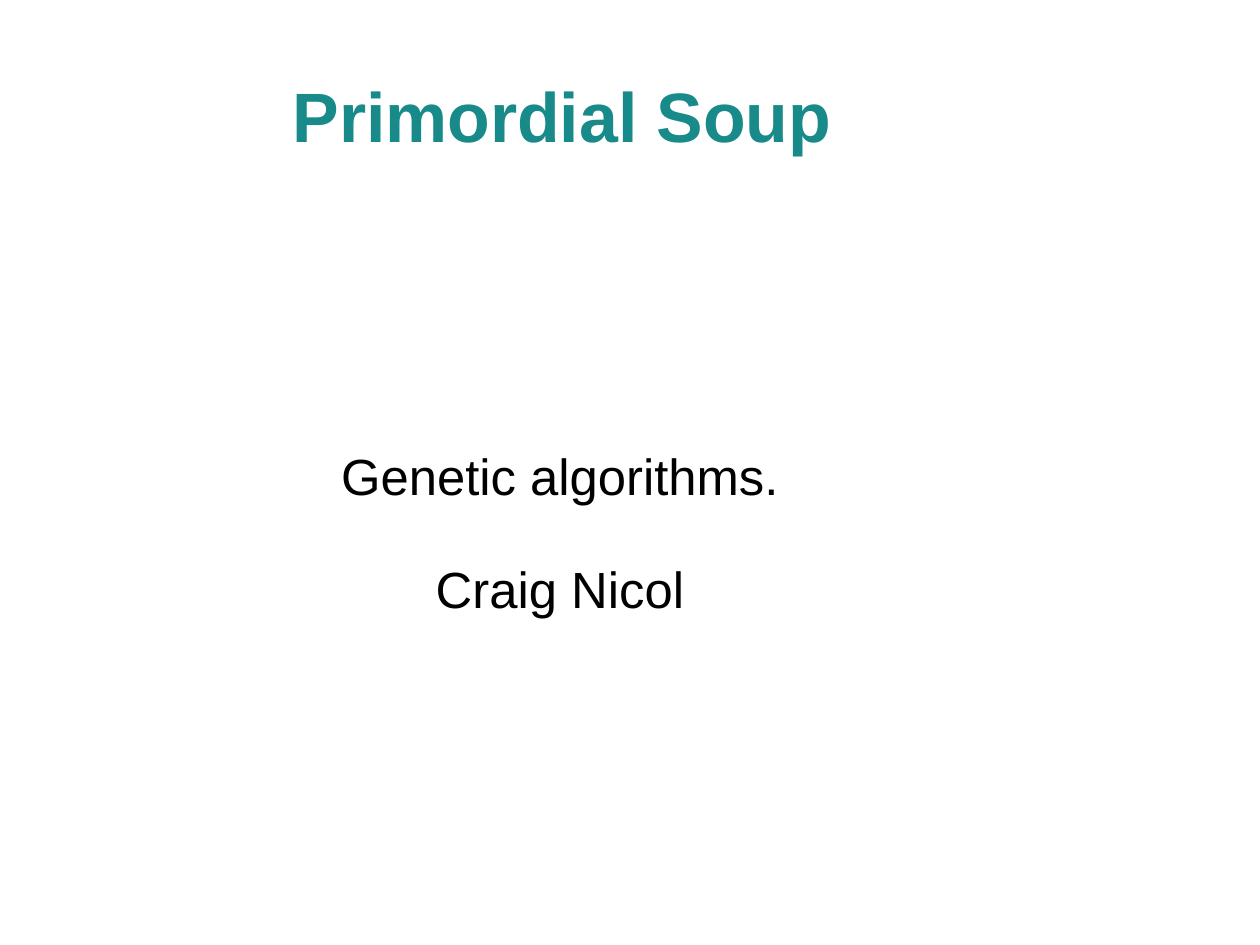
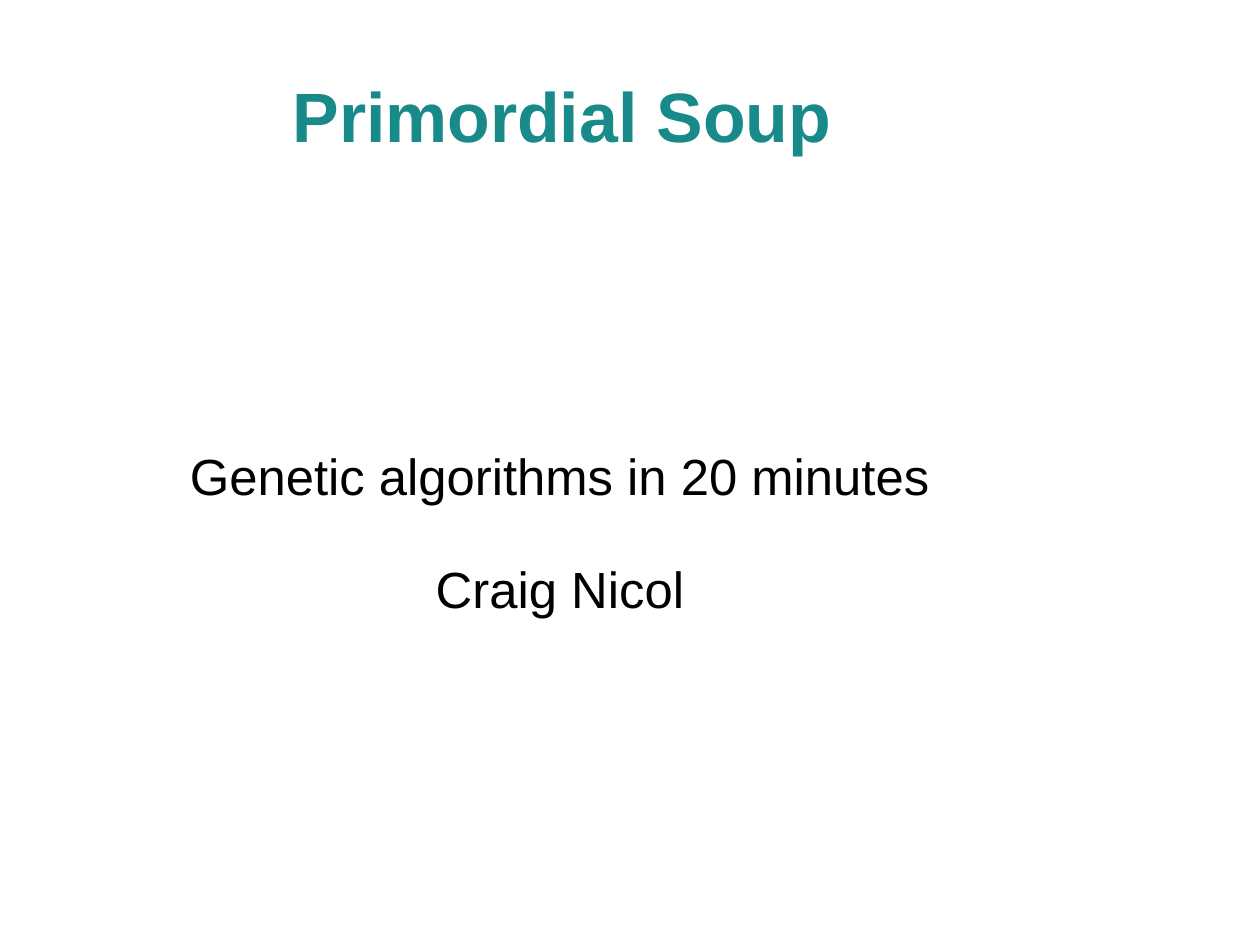
Before and after one commit to craignicol/geneticalgorithmtemplates, a slide deck: slide 1 of talks-and-presentations/techmeetup-glasgow-20090701/GeneticAlgorithms.ppt. Drawn at 1260x945 pixels with LibreOffice and Linux fonts; fonts in the diff are those of the drawing; background and template pictures are left out. Boxes give left, top, right and bottom in pixels: in the first picture for what was removed or moved away, otherwise in the second. Text is boxed around its words. In the diff, an @@ line names an element or a change of style, - is before the commit and + after.

```diff
--- a/talks-and-presentations/techmeetup-glasgow-20090701/GeneticAlgorithms.ppt
+++ b/talks-and-presentations/techmeetup-glasgow-20090701/GeneticAlgorithms.ppt
@@ subtitle at [190, 458, 929, 505]: text changed @@
-Genetic algorithms.
+Genetic algorithms in 20 minutes
```
Also in this commit, not shown: 2 other slides changed, 2 other files.
